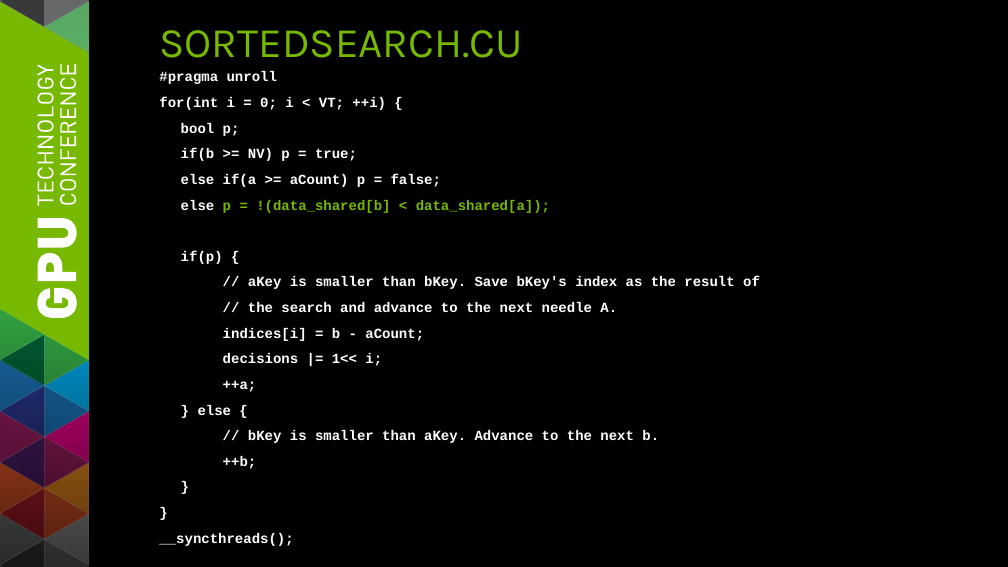
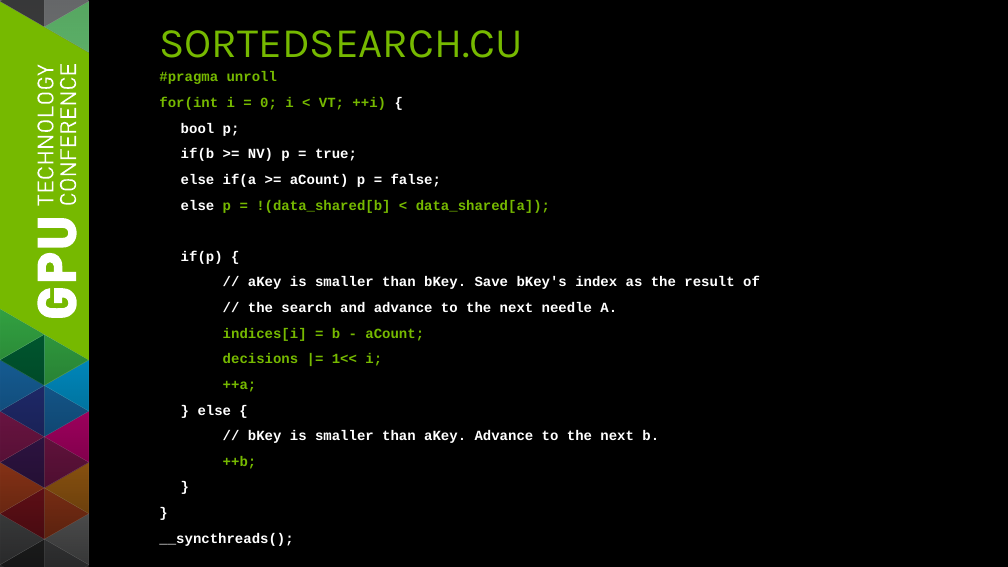
Before and after one commit to seanbaxter/gtc_2014, a slide deck: slide 18 of gtc_2014_sean_baxter.pptx (slide 16 before the commit). Drawn at 1008x567 pixels with LibreOffice and Linux fonts; fonts in the diff are those of the drawing. Boxes give left, top, right and bottom in pixels: in the first picture for what was removed or moved away, otherwise in the second. Text is boxed around its words. In the diff, an @@ line names an element or a change of style, - is before the commit and + after.

```diff
--- a/gtc_2014_sean_baxter.pptx
+++ b/gtc_2014_sean_baxter.pptx
@@ text at <box>159,71,424,469</box>: text colour #FFFFFF to #76B900 in "#pragma unroll", "for(int i = 0; i < VT; ...", "indices[i] = b - aCount;", "decisions |= 1<< i;" and 2 more places @@
```
Also in this commit, not shown: 7 other slides changed, 11 slides added, 1 slide removed, 1 other file.
